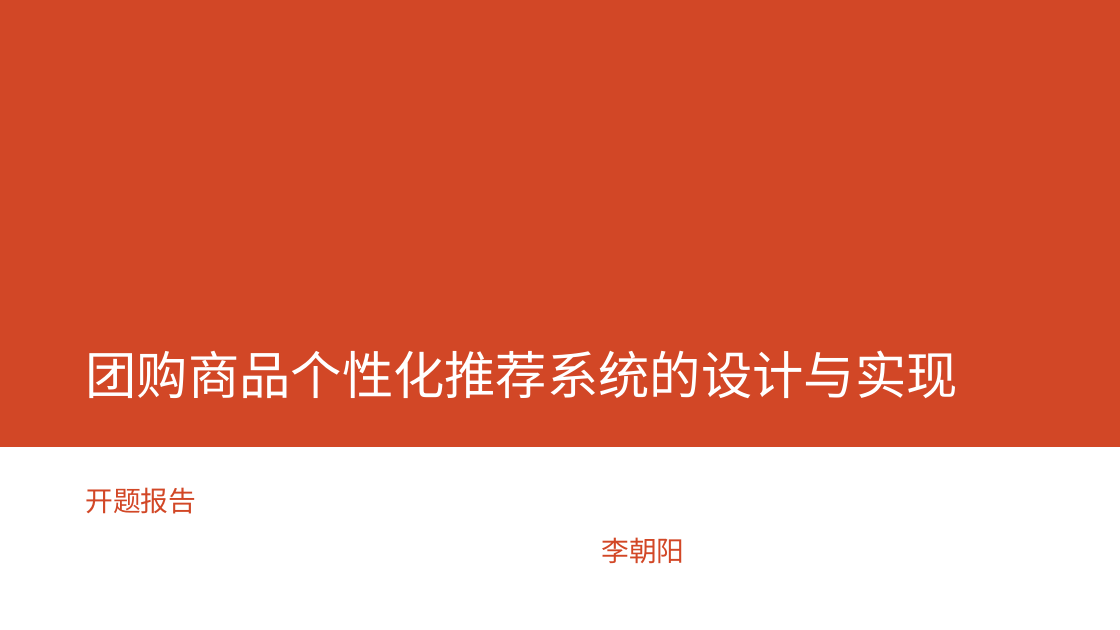
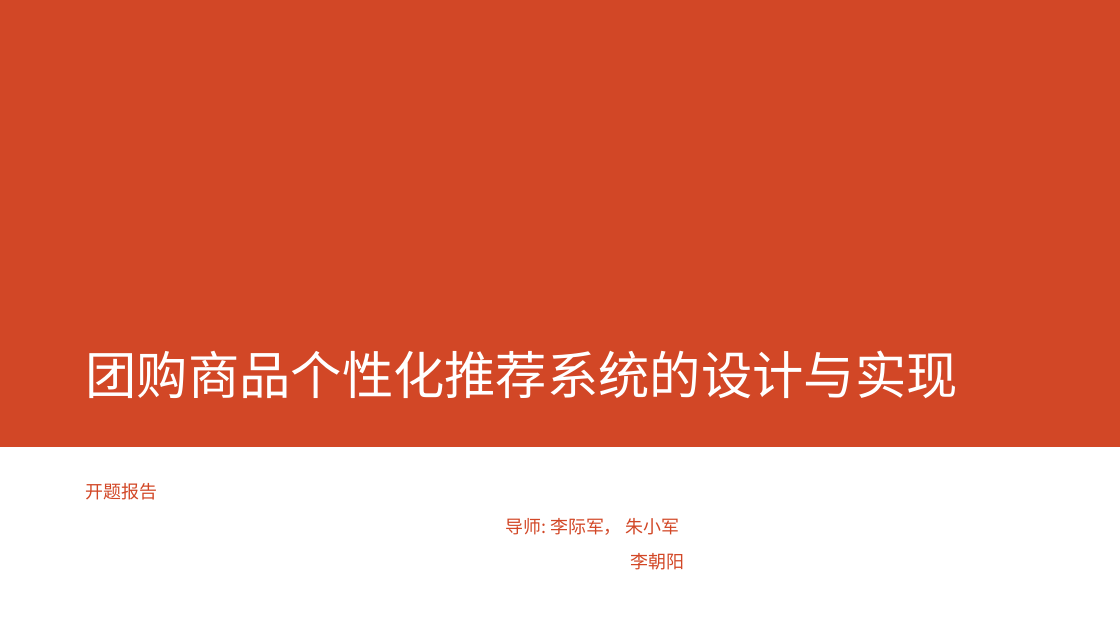
Before and after one commit to gitsoftsun/GraduationThesis, a slide deck: slide 1 of document/开题阶段/picture/团购商品个性化推荐系统的设计.pptx. Drawn at 1120x630 pixels with LibreOffice and Linux fonts; fonts in the diff are those of the drawing. Boxes give left, top, right and bottom in pixels: in the first picture for what was removed or moved away, otherwise in the second. Text is boxed around its words. In the diff, an @@ line names an element or a change of style, - is before the commit and + after.

Commit message:
开题报告修改

```diff
--- a/document/开题阶段/picture/团购商品个性化推荐系统的设计.pptx
+++ b/document/开题阶段/picture/团购商品个性化推荐系统的设计.pptx
@@ subtitle at bbox=[85, 483, 685, 570]: size 23.8 to 15.4 pt in "开题报告", "李朝阳" @@
@@ subtitle at bbox=[505, 518, 680, 535]: paragraph added @@
+导师: 李际军， 朱小军
```
Also in this commit, not shown: 1 slide added, 2 slides removed, 3 other files.
